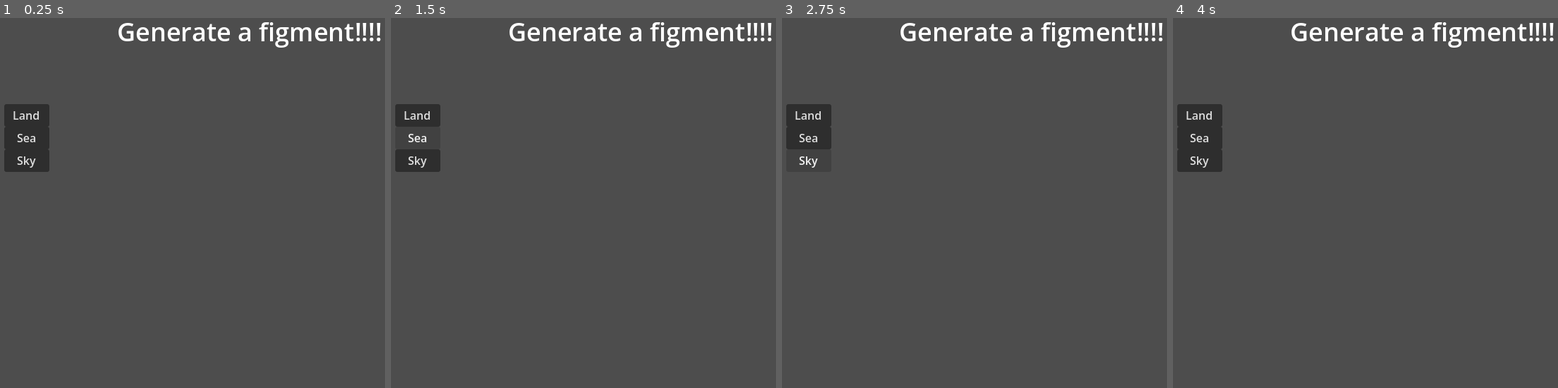
Above: before the commit, frames 1-4 (left to right).
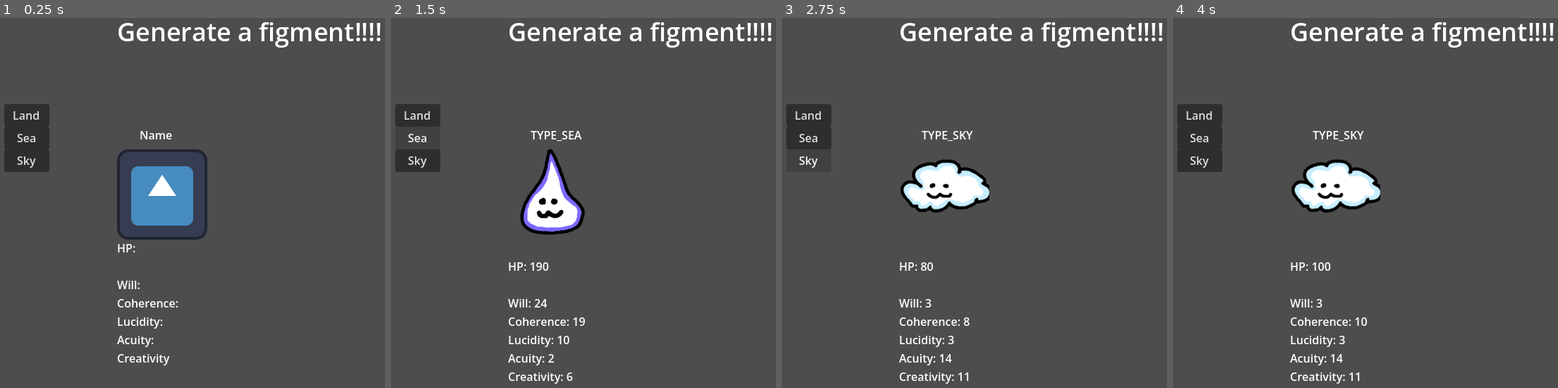
Above: after the commit, the same moments.

Repository: RubeculaBee/dream-catcher
Game: Godot game, scene res://Scenes/Rooms/figment_test.tscn
Same seed, same stepped clock (60 frames per second), same inputs: the game is played once before the commit and once after it. This scene is started directly instead of the project's main scene. The engine's default icon, where the game draws it, is replaced by a stand-in: a white triangle on a blue panel in a dark square.
Inputs (mouse positions are in pixels of both pictures, inside the frame that each line leads up to):
- Up to frame 1 (0.25 s): no input
- Up to frame 2 (1.5 s): click "Land" at 0.5 s; click "Sea" at 1.25 s
- Up to frame 3 (2.75 s): click "Sky" at 2 s
- Up to frame 4 (4 s): tap Enter at 2.75 s; move the mouse to (outside the picture) at 2.77 s; hold Right (right) 2.78-3.53 s; click (outside the picture) at 2.85 s; tap Space at 3.5 s; move the mouse to (1323, 225) at 3.52 s; hold Down (down) from 3.53 s (still down); click (1323, 225) at 3.6 s

The runs differ from the first frame. In frame 1, 4.0% of the frame differs, in the area x 30-54%, y 30-94%; in frame 2, 3.3%; in frame 3, 3.4%; in frame 4, 3.4%.
Error before the commit: Parse Error: Cannot find member "SkyAttack" in base "Move". (res://Scripts/Figments/figment.gd:41)

Commit message:
figment tester shows figments stats

Diff:
--- a/Scenes/Rooms/figment_test.tscn
+++ b/Scenes/Rooms/figment_test.tscn
@@ -1,6 +1,7 @@
 [gd_scene format=3 uid="uid://bjm4i2715m7r1"]
 
 [ext_resource type="Script" uid="uid://d0ldxbtoqd2x1" path="res://Scripts/Figments/figmentTester.gd" id="1_l88po"]
+[ext_resource type="Texture2D" uid="uid://d0w4l1smiqjxy" path="res://Resources/Images/icon.svg" id="2_04ak0"]
 
 [node name="FigmentTest" type="Node" unique_id=77965084]
 script = ExtResource("1_l88po")
@@ -35,4 +36,25 @@
 text = "Sky"
 
 [node name="Sprite2D" type="Sprite2D" parent="." unique_id=1575745974]
-position = Vector2(320, 160)
+position = Vector2(256, 288)
+texture = ExtResource("2_04ak0")
+
+[node name="Name" type="Label" parent="Sprite2D" unique_id=1140554780]
+offset_left = -32.0
+offset_top = -96.0
+offset_right = 15.0
+offset_bottom = -73.0
+text = "Name"
+
+[node name="Stats" type="Label" parent="Sprite2D" unique_id=495572956]
+offset_left = -64.0
+offset_top = 64.0
+offset_right = 24.0
+offset_bottom = 243.0
+text = "HP:
+
+Will:
+Coherence:
+Lucidity:
+Acuity:
+Creativity"
--- a/Scripts/Figments/figment.gd
+++ b/Scripts/Figments/figment.gd
@@ -24,6 +24,8 @@
 		stat.value = rng.randi_range(stat.minInit, stat.maxInit)
 		stat.growth = rng.randi_range(stat.minGrowth, stat.maxGrowth)
 
+	hp = stats.coherence.value * 10
+
 static var blueprints: Dictionary = {
 	"skyTest": Blueprint.new(
 		"TYPE_SKY",
@@ -38,8 +40,8 @@
 			"creativity": Stat.new(10, 20, 4, 8)
 		},
 		[
-			Move.SkyAttack.new(),
-			Move.Heal.new()
+			Move.moveList.skyAttack,
+			Move.moveList.heal
 		]
 	),
 	"seaTest": Blueprint.new(
@@ -55,7 +57,7 @@
 			"creativity": Stat.new(5, 10, 2, 4)
 		},
 		[
-			Move.SeaAttack.new()
+			Move.moveList.seaAttack
 		]
 	),
 	"landTest": Blueprint.new(
@@ -71,7 +73,7 @@
 			"creativity": Stat.new(5, 10, 2, 4)
 		},
 		[
-			Move.LandAttack.new()
+			Move.moveList.landAttack
 		]
 	),
 }
--- a/Scripts/Figments/figmentTester.gd
+++ b/Scripts/Figments/figmentTester.gd
@@ -3,4 +3,40 @@
 var figment: Figment
 
 func _ready():
-	$land_button.pressed.connect()
+	$land_button.pressed.connect(_on_landButton_pressed)
+	$sea_button.pressed.connect(_on_seaButton_pressed)
+	$sky_button.pressed.connect(_on_skyButton_pressed)
+
+func _on_landButton_pressed():
+	print("creating land figment...")
+	figment = Figment.new("landTest")
+	updateFigment()
+
+func _on_seaButton_pressed():
+	print("creating sea figment...")
+	figment = Figment.new("seaTest")
+	updateFigment()
+
+func _on_skyButton_pressed():
+	print("creating sky figment...")
+	figment = Figment.new("skyTest")
+	updateFigment()
+
+func updateFigment():
+	$Sprite2D.texture = figment.sprite
+	$Sprite2D/Name.text = figment.speciesName
+	$Sprite2D/Stats.text = "
+	HP: %s
+
+	Will: %s
+	Coherence: %s
+	Lucidity: %s
+	Acuity: %s
+	Creativity: %s" % [
+		figment.hp,
+		figment.stats.will.value,
+		figment.stats.coherence.value,
+		figment.stats.lucidity.value,
+		figment.stats.acuity.value,
+		figment.stats.creativity.value,
+	]
